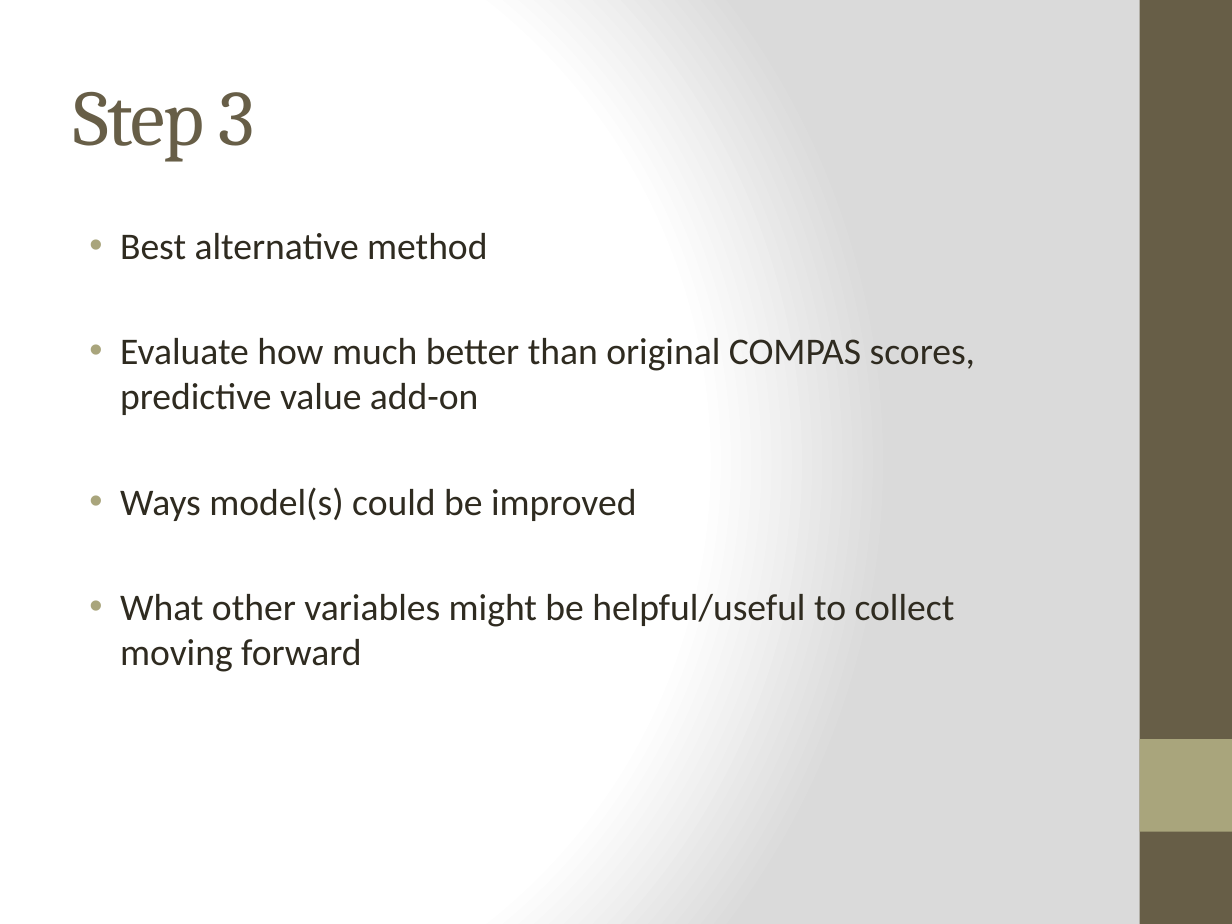
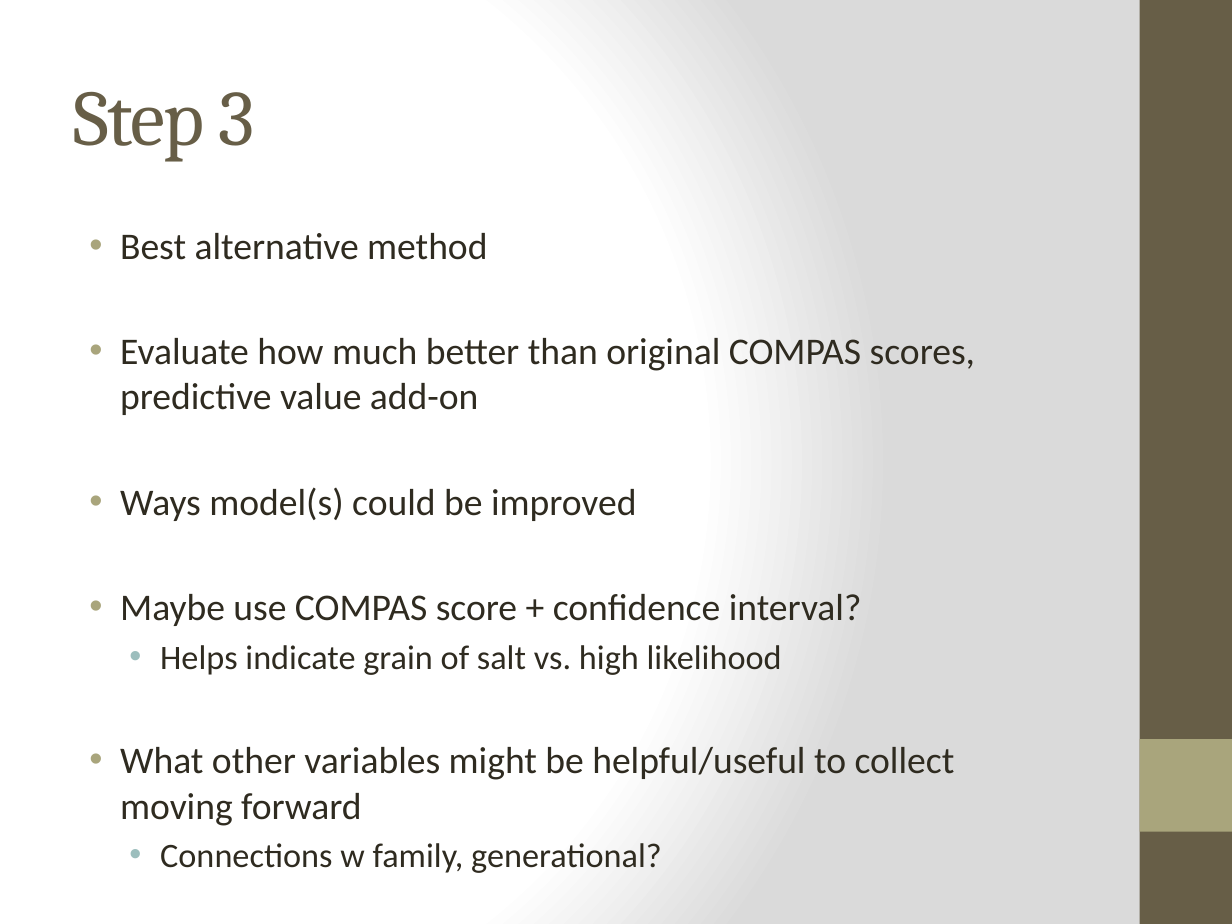
Before and after one commit to janeparkhere/springboard-exercises, a slide deck: slide 11 of Capstone.pptx (slide 8 before the commit). Drawn at 1232x924 pixels with LibreOffice and Linux fonts; fonts in the diff are those of the drawing. Boxes give left, top, right and bottom in pixels: in the first picture for what was removed or moved away, otherwise in the second. Text is boxed around its words. In the diff, an @@ line names an element or a change of style, - is before the commit and + after.

Commit message:
Add files via upload
compas capstone files

```diff
--- a/Capstone.pptx
+++ b/Capstone.pptx
@@ text at <box>120,594,862,675</box>: paragraphs added @@
+• Maybe use COMPAS score + confidence interval?
+  • Helps indicate grain of salt vs. high likelihood
@@ text at <box>160,843,662,873</box>: paragraph added @@
+  • Connections w family, generational?
```
Also in this commit, not shown: 4 other slides changed, 7 slides added, 13 other files.
